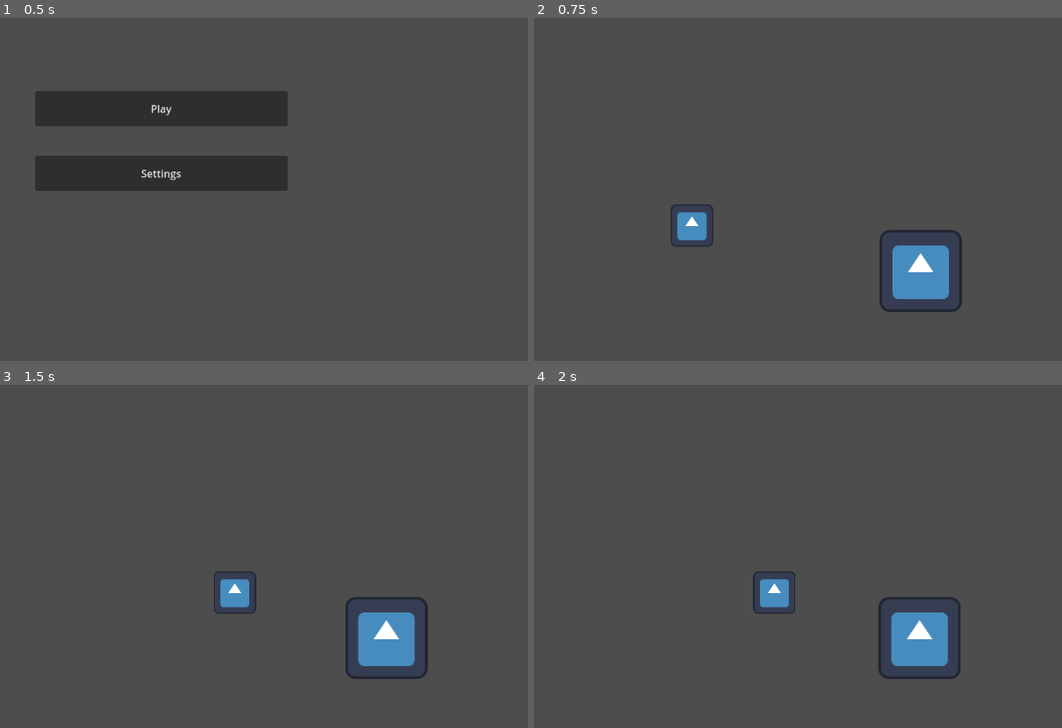
Above: before the commit, frames 1-4 (two rows, left to right).
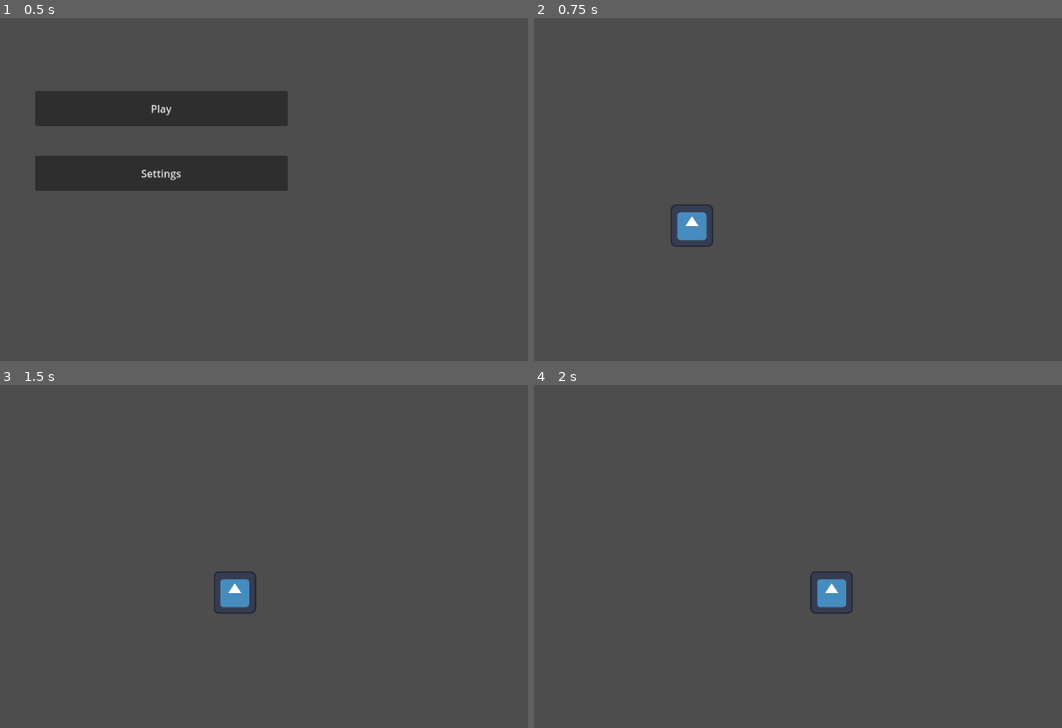
Above: after the commit, the same moments.

Repository: AWIX-studio/raiden_project
Game: Godot game, scene res://MainMenu.tscn
Two runs of this game, one before a commit and one after it. Both use one fixed random seed, a clock stepped at 60 frames per second and the inputs below. The project has no main scene, so this scene is started directly. The engine's default icon, where the game draws it, is replaced by a stand-in: a white triangle on a blue panel in a dark square.
Inputs:
- Up to frame 1 (0.5 s): no input
- Up to frame 2 (0.75 s): click "Play" at 0.5 s
- Up to frame 3 (1.5 s): tap Enter at 1.25 s; hold Right (ui_right) from 1.28 s (still down); hold Shift (sprint) from 1.28 s (still down)
- Up to frame 4 (2 s): keep holding Right (ui_right); keep holding Shift (sprint)

Frame 1 is identical in both runs. In frame 2, 2.1% of the frame differs, in the area x 65-82%, y 61-86%; in frame 3, 2.2%; in frame 4, 3.3%, in the area x 41-81%, y 54-86%.

Commit message:
used tilemap

Diff:
--- a/node_2d.tscn
+++ b/node_2d.tscn
@@ -1,25 +1,34 @@
-[gd_scene load_steps=4 format=3 uid="uid://qevswcbjplgl"]
+[gd_scene load_steps=5 format=3 uid="uid://qevswcbjplgl"]
 
 [ext_resource type="PackedScene" uid="uid://vs0a3g6suqgk" path="res://player.tscn" id="1_fu408"]
-[ext_resource type="Texture2D" uid="uid://gxd7611uguhk" path="res://icon.svg" id="2_uu4kw"]
+[ext_resource type="Texture2D" uid="uid://cxdor6xcay3ls" path="res://Sprites/Tiles/TilePack_Instruction.png" id="2_x8p65"]
 
-[sub_resource type="RectangleShape2D" id="RectangleShape2D_jespd"]
-size = Vector2(120, 124)
+[sub_resource type="TileSetAtlasSource" id="TileSetAtlasSource_f36sv"]
+texture = ExtResource("2_x8p65")
+0:0/0 = 0
+1:0/0 = 0
+2:0/0 = 0
+3:0/0 = 0
+4:0/0 = 0
+5:0/0 = 0
+0:1/0 = 0
+1:1/0 = 0
+2:1/0 = 0
+3:1/0 = 0
+4:1/0 = 0
+5:1/0 = 0
+
+[sub_resource type="TileSet" id="TileSet_hh76o"]
+sources/0 = SubResource("TileSetAtlasSource_f36sv")
 
 [node name="Node2D" type="Node2D"]
 
 [node name="Area2D" parent="." instance=ExtResource("1_fu408")]
 position = Vector2(259, 309)
 
-[node name="Area2D2" type="Area2D" parent="."]
-position = Vector2(120, -26)
-
-[node name="CollisionShape2D" type="CollisionShape2D" parent="Area2D2"]
-position = Vector2(495, 406)
-shape = SubResource("RectangleShape2D_jespd")
-
-[node name="Icon" type="Sprite2D" parent="Area2D2"]
-position = Vector2(495, 406)
-texture = ExtResource("2_uu4kw")
+[node name="TileMap" type="TileMap" parent="."]
+scale = Vector2(3, 3)
+tile_set = SubResource("TileSet_hh76o")
+format = 2
 
 [connection signal="area_entered" from="Area2D" to="Area2D" method="_on_area_entered"]
